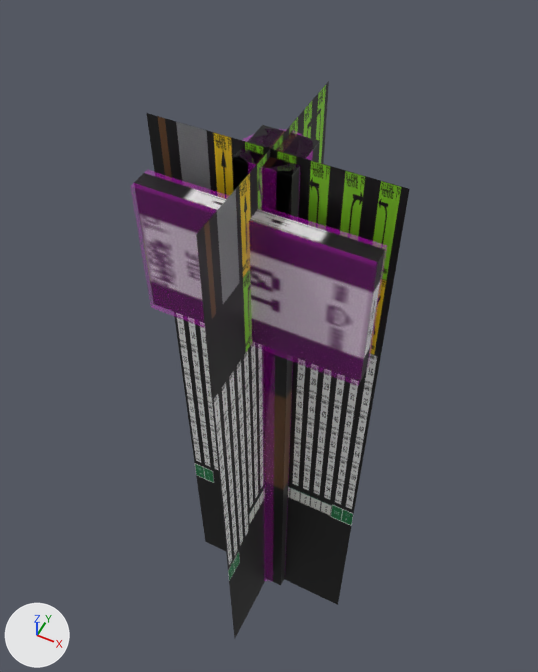
What one commit did to the COLLADA model beamng-props/mile-marker/export/dae/milemarker_010.dae.
Before and after are seen from a 50 mm lens placed at (0.427, -0.859, 2.115), pointed at (-0.061, 0.118, 0.894). Every picture has the same lights, and +X, +Y and +Z are marked at lower left. The older version comes first. Where no turn or scale is listed for an object, it has been applied to the vertices.

Before the edit, the objects in view are built like this:
```python
ob_colmesh_post_1 = bpy.data.objects.new('Colmesh_post-1', me_colmesh_post_1)
ob_colmesh_post_1.location = (0.0, 0.0, 0.0)
ob_colmesh_sign_1 = bpy.data.objects.new('Colmesh_sign-1', me_colmesh_sign_1)
ob_colmesh_sign_1.location = (0.0, 0.0, 0.0)
ob_milemarker_010_a200 = bpy.data.objects.new('milemarker_010_a200', me_milemarker_010_a200)
ob_milemarker_010_a200.location = (0.0, 0.0, 0.0)
ob_milemarker_010_a50 = bpy.data.objects.new('milemarker_010_a50', me_milemarker_010_a50)
ob_milemarker_010_a50.location = (0.0, 0.0, 0.0)
ob_milemarker_010_a800 = bpy.data.objects.new('milemarker_010_a800', me_milemarker_010_a800)
ob_milemarker_010_a800.location = (0.0, 0.0, 0.0)
# me_milemarker_010_a800
# before: 1 (-0.05, -0.027, 1.45) at pixel (232, 157), 3 (-0.05, 0.072, 1.45) at pixel (262, 125), 5 (0.05, -0.027, 1.45) at pixel (292, 175), 7 (0.05, 0.072, 1.45) at pixel (319, 141)
# me_milemarker_010_a200
# before: 1 (-0.05, -0.027, 1.45) at pixel (232, 157), 3 (0.017, 0.072, 1.45) at pixel (300, 135), 5 (0.05, -0.027, 1.45) at pixel (292, 175)
```
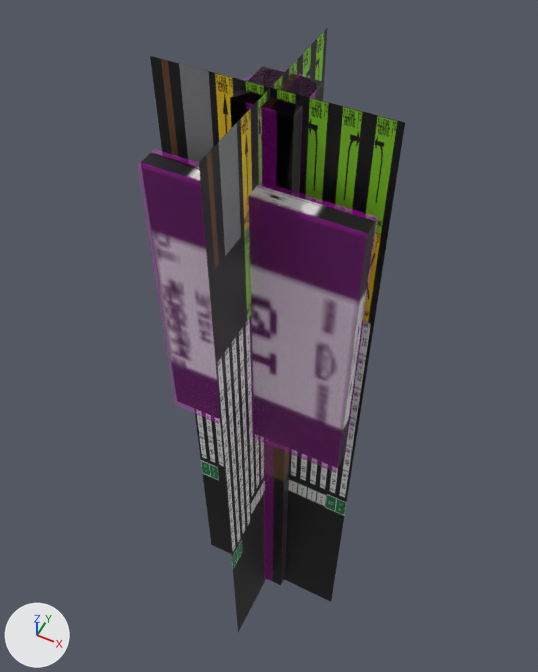
Changed parts and their boxes [x1, y1, x2, y2] in the pictures (538 x 672 px; the box of a moved part takes in the faces that stretch with it):
'milemarker_010_a50', rescaled (8% taller)
    before: [146, 81, 410, 639]
    after: [150, 28, 405, 632]
'Colmesh_sign-1', moved, rescaled (6% narrower, 49% taller)
    before: [130, 170, 387, 386]
    after: [137, 149, 378, 472]
'milemarker_010_a800', reshaped (13% taller)
    before: [135, 125, 385, 585]
    after: [141, 66, 376, 585]
'Colmesh_post-1', rescaled (7% wider, 13% taller)
    before: [240, 128, 313, 582]
    after: [238, 70, 316, 582]
'milemarker_010_a200', reshaped
    before: [278, 136, 300, 174]
    after: [280, 77, 302, 115]
part 1 of me_milemarker_010_a800, moved or reshaped
    before: [135, 173, 385, 381]
    after: [141, 152, 376, 467]
part 2 of me_milemarker_010_a800, moved or reshaped
    before: [233, 125, 320, 585]
    after: [230, 66, 323, 585]

Edits to the bpy script that builds the scene:
```text
Change me_milemarker_010_a800:
    used by ob_milemarker_010_a800; location = (0.0, 0.0, 0.0)
    remove me_milemarker_010_a800.from_pydata(...)  # 16 vertices, 24 faces; spans x -0.21..0.21, y -0.072..0.072, z 0.0..1.45
    add me_milemarker_010_a800.from_pydata(...)  # 16 vertices, 24 faces; spans x -0.19..0.19, y -0.072..0.072, z 0.0..1.55
    me_milemarker_010_a800 part 1: the loose piece of 8 vertices spanning x -0.21..0.21, y -0.072..-0.042, z 1.1..1.38 is scaled about its middle by (0.905, 1, 2.21), then moved by (0.0, 0.0, -0.124)
    me_milemarker_010_a800 part 2
    add for i in [1, 3, 5, 7]: me_milemarker_010_a800.vertices[i].co += Vector((0.0, 0.0, 0.1))
Change me_milemarker_010_a200:
    used by ob_milemarker_010_a200; location = (0.0, 0.0, 0.0)
    remove me_milemarker_010_a200.from_pydata(...)  # 10 vertices, 12 faces; spans x -0.21..0.21, y -0.062..0.072, z 0.0..1.45
    add me_milemarker_010_a200.from_pydata(...)  # 10 vertices, 12 faces; spans x -0.19..0.19, y -0.062..0.072, z 0.0..1.55
    me_milemarker_010_a200 part 3
    add for i in [1, 3, 5]: me_milemarker_010_a200.vertices[i].co += Vector((0.0, 0.0, 0.1))
    me_milemarker_010_a200.vertices[6].co: (-0.21, -0.052, 1.38) -> (-0.19, -0.052, 1.426)  # pixel (140, 176) -> pixel (147, 155)
    me_milemarker_010_a200.vertices[7].co: (-0.21, -0.062, 1.1) -> (-0.19, -0.062, 0.806)
    me_milemarker_010_a200.vertices[8].co: (0.21, -0.052, 1.1) -> (0.19, -0.052, 0.806)  # pixel (364, 373) -> pixel (341, 460)
    me_milemarker_010_a200.vertices[9].co: (0.21, -0.062, 1.38) -> (0.19, -0.062, 1.426)  # pixel (380, 257) -> pixel (370, 229)
Change me_milemarker_010_a50:
    used by ob_milemarker_010_a50; location = (0.0, 0.0, 0.0)
    remove me_milemarker_010_a50.from_pydata(...)  # 8 vertices, 4 faces; spans x -0.22..0.22, y -0.22..0.22, z -0.014..1.464
    add me_milemarker_010_a50.from_pydata(...)  # 8 vertices, 4 faces; spans x -0.199..0.199, y -0.199..0.199, z -0.015..1.566
    me_milemarker_010_a50 part 4: the whole mesh is scaled about its middle by (0.905, 0.905, 1.07), then moved by (0.0, 0.0, 0.05)
Change me_colmesh_post_1:
    used by ob_colmesh_post_1; location = (0.0, 0.0, 0.0)
    remove me_colmesh_post_1.from_pydata(...)  # 16 vertices, 28 faces; spans x -0.06..0.06, y -0.037..0.082, z 0.0..1.45
    add me_colmesh_post_1.from_pydata(...)  # 16 vertices, 28 faces; spans x -0.06..0.06, y -0.037..0.082, z 0.0..1.55
    me_colmesh_post_1 part 5: the whole mesh is scaled about its middle by (1, 1, 1.07), then moved by (0.0, 0.0, 0.05)
Change me_colmesh_sign_1:
    used by ob_colmesh_sign_1; location = (0.0, 0.0, 0.0)
    remove me_colmesh_sign_1.from_pydata(...)  # 8 vertices, 12 faces; spans x -0.21..0.21, y -0.082..-0.032, z 1.1..1.38
    add me_colmesh_sign_1.from_pydata(...)  # 8 vertices, 12 faces; spans x -0.19..0.19, y -0.082..-0.032, z 0.806..1.426
    me_colmesh_sign_1 part 6: the whole mesh is scaled about its middle by (0.905, 1, 2.21), then moved by (0.0, 0.0, -0.124)
```
